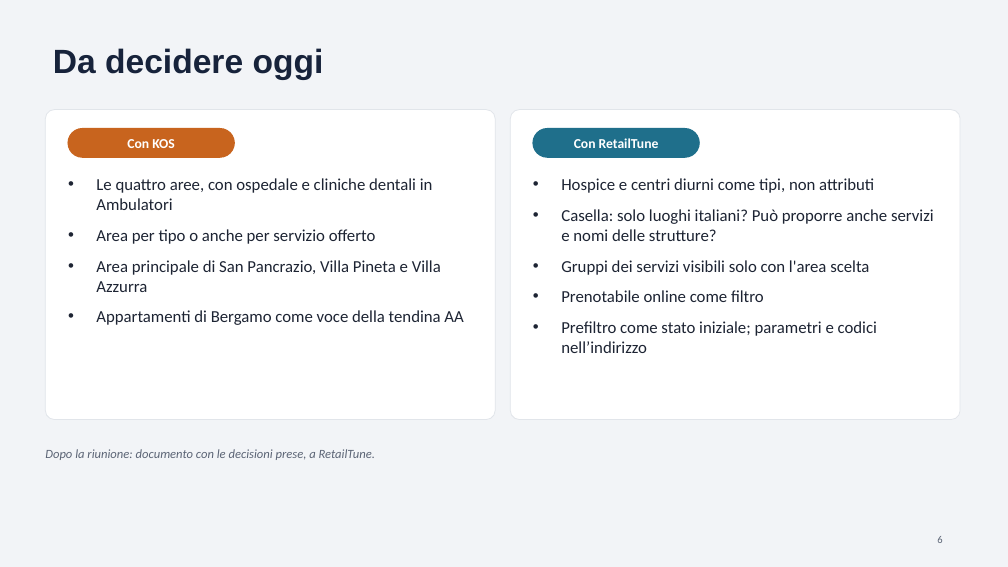
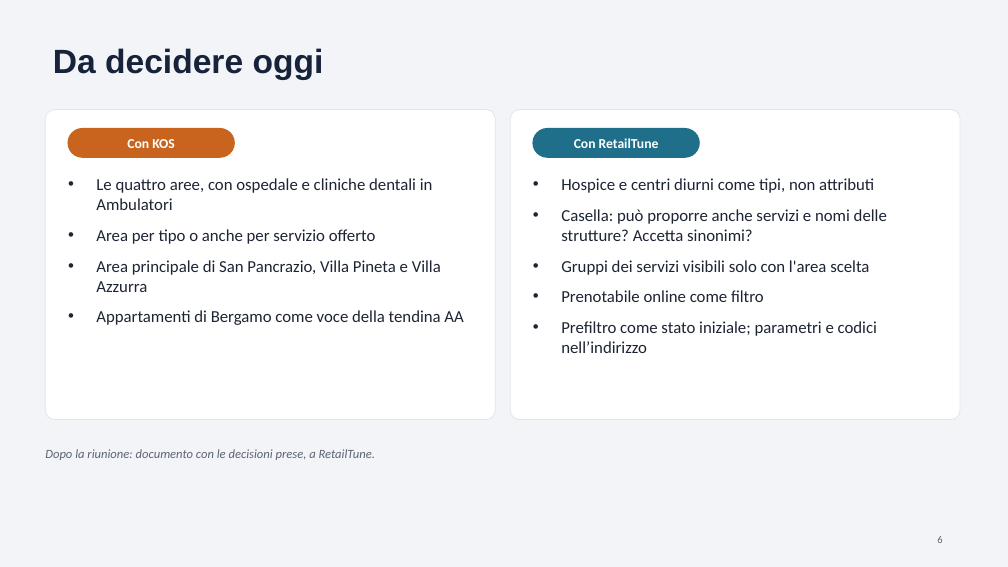
Before and after one commit to danilobernabeo/kos-seo-geo, a slide deck: slide 6 of docs/retailtune/store-locator-tendina-e-filtri.pptx. Drawn at 1008x567 pixels with LibreOffice and Linux fonts; fonts in the diff are those of the drawing. Boxes give left, top, right and bottom in pixels: in the first picture for what was removed or moved away, otherwise in the second. Text is boxed around its words. In the diff, an @@ line names an element or a change of style, - is before the commit and + after.

```diff
--- a/docs/retailtune/store-locator-tendina-e-filtri.pptx
+++ b/docs/retailtune/store-locator-tendina-e-filtri.pptx
@@ text at bbox=[561, 209, 887, 241]: text changed @@
-• Casella: solo luoghi italiani? Può proporre anche servizi e nomi delle strutture?
+• Casella: può proporre anche servizi e nomi delle strutture? Accetta sinonimi?
```
